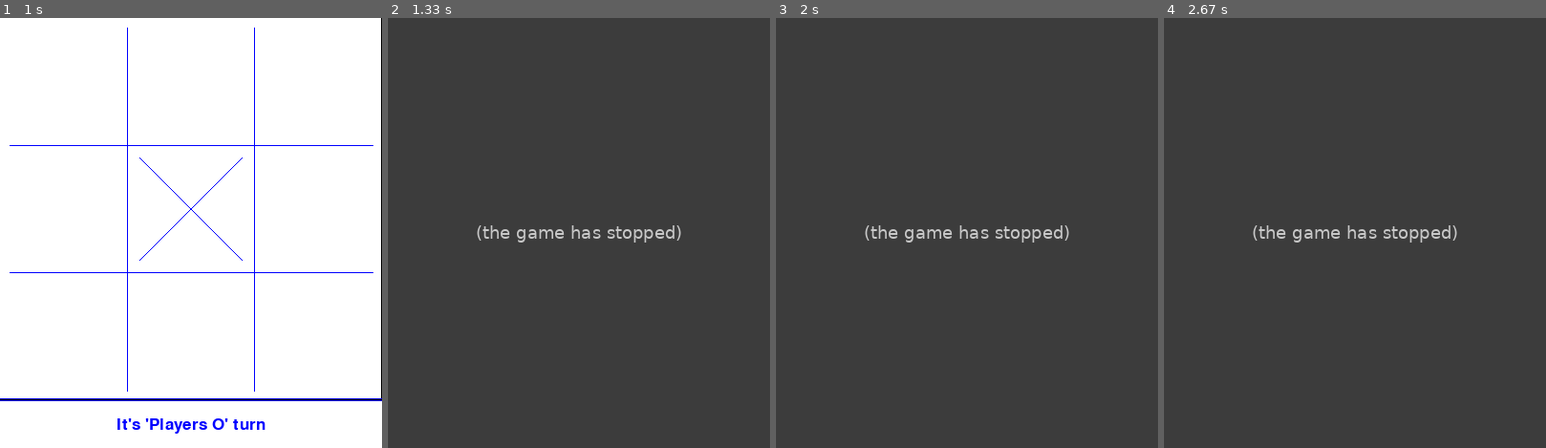
Above: before the commit, frames 1-4 (left to right).
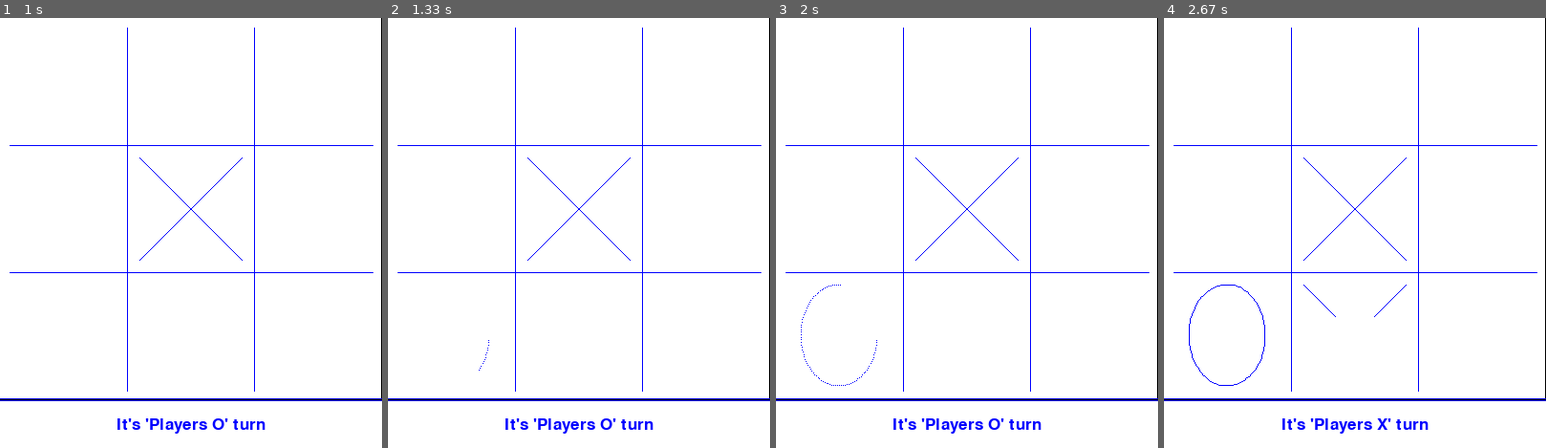
Above: after the commit, the same moments.

Repository: RomanRetsen/Animated-Tic-Tac-Toe-in-Pygame
Game: pygame game, started from my_game.py
The game is run twice, just before and just after one commit, with the same random seed, the same clock (stepped at 60 frames per second) and the same inputs.
Inputs (mouse positions are in pixels of both pictures, inside the frame that each line leads up to):
- Up to frame 1 (1 s): click (191, 233) at 0.38 s
- Up to frame 2 (1.33 s): click (460, 331) at 1.22 s
- Up to frame 3 (2 s): no input
- Up to frame 4 (2.67 s): click (1355, 284) at 2.38 s

Frame 1 is identical in both runs. In frame 2, 100% of the frame differs, in the area x 0-100%, y 0-100%; in frame 3, 100%; in frame 4, 100%.
Error before the commit: TypeError: ClickArea.drawing_click_area_o2() takes 1 positional argument but 2 were given (C...; the game stopped at 1.22 s (later frames are placeholders)

Commit message:
Some variables refactoring

Diff:
--- a/ClickArea.py
+++ b/ClickArea.py
@@ -20,13 +20,13 @@
         self.state = 'b'
 
         #list of functions of drawing sign "O"  to random pick from.
-        self.oFunc = [self.drawing_click_area_o, self.drawing_click_area_o2, self.drawing_click_area_o3]
+        self.oFunc = [self.drawing_click_area_o, self.drawing_click_area_o2, self.drawing_click_area_o3,
+                      self.drawing_click_area_o4]
 
         #list of functions of drawing sign "X"  to random pick from.
         self.xFunc = [self.drawing_click_area_x, self.drawing_click_area_x2, self.drawing_click_area_x3]
 
         self.calculateCrossCoord()
-        self.ellipseAnimationSlice = 0
         self.calculateEllipseCoord()
         self.randomChooseOFunc()
         self.randomChooseXFunc()
@@ -45,6 +45,7 @@
 
     def clickAreaResetO(self):
         self.ellipseAnimationSlice = 0
+        self.ellipseDotsBlip.clear()
 
     def calculateCrossCoord(self):
         #line 1
@@ -69,10 +70,11 @@
 
     #For drawing "O" different approach was chosen. All coord. of ellipse put in list
     def calculateEllipseCoord(self):
+        self.ellipseAnimationSlice = 0
         self.t = 0.1
         minorRadius = int((self.width - self.signOffSetx * 4) / 2)
         majorRadius = int((self.height - self.signOffSety * 2) / 2)
-
+        self.ellipseDotsBlip = []
         #generating list of dots for drawing ellipse
         #formula is adjusted on half of width and height of cell
         # to place ellipse in the middle of cell
@@ -93,7 +95,7 @@
             if self.g_stats.gamer_turn == 'x':
                 self.chosenXFunc()
             elif self.g_stats.gamer_turn == 'o':
-                self.chosenOFunc(self)
+                self.chosenOFunc()
         elif self.state == 'x':
             pass
             #old code. none animation drawing of x
@@ -121,6 +123,7 @@
 
     def randomChooseOFunc(self):
         self.chosenOFunc = self.oFunc[random.randint(0, len(self.oFunc) - 1)]
+        # self.chosenOFunc = self.oFunc[2]
         if self.chosenOFunc.__name__ == 'drawing_click_area_o':
             pass
         elif self.chosenOFunc.__name__ == 'drawing_click_area_o2':
@@ -204,6 +207,8 @@
             for item in range(len(self.ellipseDots) - 1):
                 pygame.draw.line(self.screen, self.linecolor, (self.ellipseDots[item][1]),
                                  (self.ellipseDots[item + 1][1]))
+            pygame.draw.line(self.screen, self.linecolor, (self.ellipseDots[0][1]),
+                             (self.ellipseDots[-1][1]))
             self.state = 'o'
             self.g_stats.drawing_click_area = False
 
@@ -217,5 +222,24 @@
             for item in range(len(self.ellipseDots) - 1):
                 pygame.draw.line(self.screen, self.linecolor, (self.ellipseDots[item][1]),
                                  (self.ellipseDots[item + 1][1]))
-            self.state = 'o'
-            self.g_stats.drawing_click_area = False
+            pygame.draw.line(self.screen, self.linecolor, (self.ellipseDots[0][1]),
+                             (self.ellipseDots[-1][1]))
+            self.state = 'o'
+            self.g_stats.drawing_click_area = False
+
+    def drawing_click_area_o4(self):
+        self.draw_click_area_blank()
+
+        if self.x + self.growingx <= self.x + self.width:
+            pygame.draw.line(self.screen, self.linecolor, (self.x + self.growingx, self.y),
+                             (self.x + self.growingx, self.y + self.height))
+            self.growingx += 1
+        else:
+            self.ellipseDots.sort(key=lambda x: x[0])
+            for item in range(len(self.ellipseDots) - 1):
+                pygame.draw.line(self.screen, self.linecolor, (self.ellipseDots[item][1]),
+                                 (self.ellipseDots[item + 1][1]))
+            pygame.draw.line(self.screen, self.linecolor, (self.ellipseDots[0][1]),
+                             (self.ellipseDots[-1][1]))
+            self.state = 'o'
+            self.g_stats.drawing_click_area = False
--- a/Settings.py
+++ b/Settings.py
@@ -1,13 +1,14 @@
 class Settings:
-    def __init__(self, s_width, s_height, message_board_height):
-        self.game_screen_width = s_width
-        self.game_screen_height = s_height
+
+    def __init__(self, boardwidth, boardheight, message_board_height):
+        self.game_screen_width = boardwidth
+        self.game_screen_height = boardheight
         self.message_board_height = message_board_height
         self.x1, self.x2, self.y1, self.y2 = self.calculateHashMarks()
         self.click_area_width = self.x1
         self.click_area_height = self.y1
-        print(self.click_area_width / 2, self.game_screen_width / 6)
 
+    #calculating borders of the ClickAreas
     def calculateHashMarks(self):
         x1 = self.game_screen_width / 3
         x2 = (self.game_screen_width / 3) * 2
--- a/my_game.py
+++ b/my_game.py
@@ -7,29 +7,28 @@
 def run_game():
     pygame.init()
     clock = pygame.time.Clock()
-    g_set = Settings(400, 400, 50)
+    g_set = Settings(boardwidth=400, boardheight=400, message_board_height=50)
     g_stats = Stats(g_set)
     game_screen = pygame.display.set_mode((g_set.game_screen_width,
                                            g_set.game_screen_height + g_set.message_board_height))
-    mBoard = MessageBoard(game_screen, g_set, g_stats)
+    messageBoard = MessageBoard(game_screen, g_set, g_stats)
     areasList = createClickAreas(game_screen, g_set, g_stats)
-    updateScreen(game_screen, g_set, g_stats, areasList, mBoard)
+    updateScreen(game_screen, g_set, g_stats, areasList, messageBoard)
     while True:
         clock.tick(120)
         if g_stats.waiting_game_input and not g_stats.drawing_click_area:
-            checkEvents(game_screen, g_set, g_stats, areasList, mBoard)
+            checkEvents(game_screen, g_set, g_stats, areasList, messageBoard)
         elif not g_stats.waiting_game_input and g_stats.drawing_click_area:
-            updateScreen(game_screen, g_set, g_stats, areasList, mBoard)
+            updateScreen(game_screen, g_set, g_stats, areasList, messageBoard)
         elif not g_stats.waiting_game_input and not g_stats.drawing_click_area:
             # This code comes into play once animation for X or O is done.
-            # Checking the board to winner and turning event checker ON!
+            # Checking the board to winner and turning event checker back ON!
             if checkBoard(g_stats, areasList) == False:
                 g_stats.switch_turns()
-                mBoard.assignTurnMessage()
+                messageBoard.assignTurnMessage()
             pygame.event.clear()
             g_stats.waiting_game_input = True
-            updateScreen(game_screen, g_set, g_stats, areasList, mBoard)
-
+            updateScreen(game_screen, g_set, g_stats, areasList, messageBoard)
 
 def checkEvents(game_screen, g_set, g_stats, areasList, mBoard):
     for event in pygame.event.get():
@@ -113,6 +112,7 @@
     areasList = []
     for horizontal in range(3):
         for vertical in range(3):
+            #creating 9 ClickAreas based on RELATIVE coordinates (corelated to the whole board)
             areasList.append(ClickArea((horizontal * g_set.x1, vertical * g_set.y1), game_screen, g_set, g_stats))
     return areasList
 
